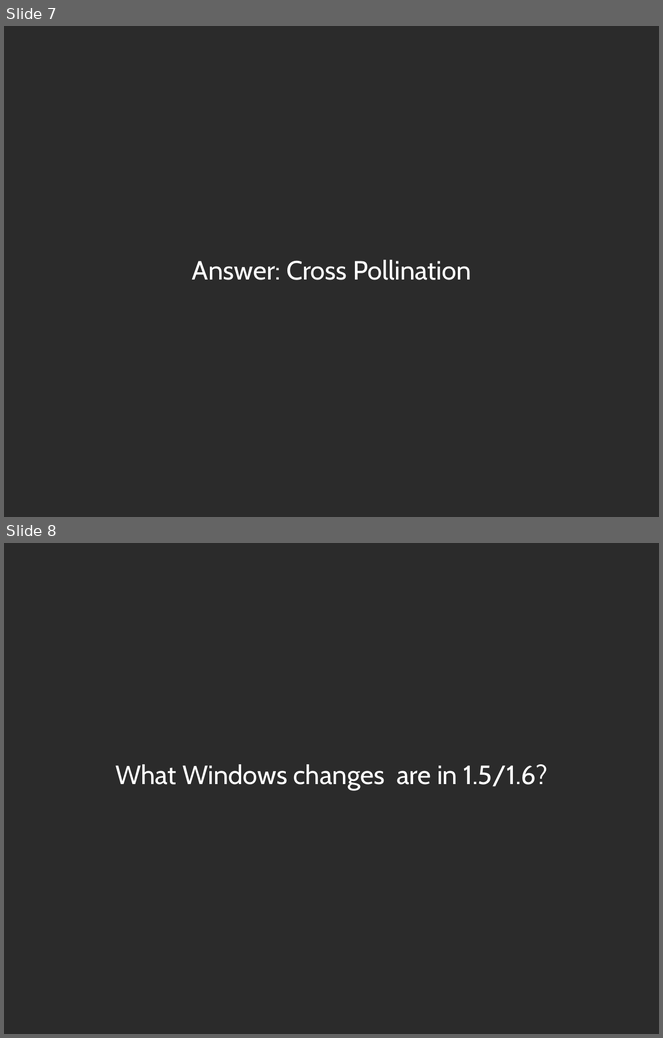
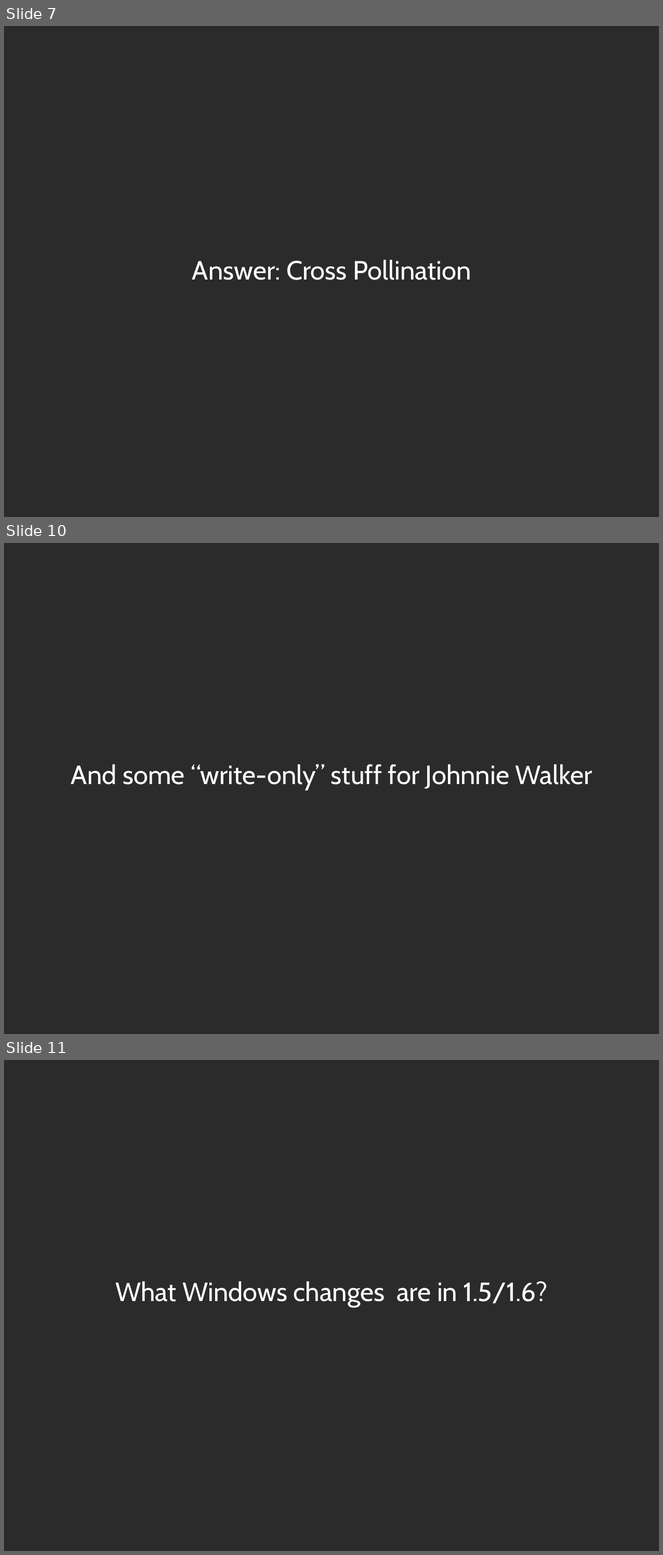
Before and after one commit to zippy1981/TalkMaterials, a slide deck: MongoMeetup/2010-July/Mongo Windows Administration for the Unix Programmer.odp. Shown one above the other, each under a label of ours: slides 7 and 8 before the commit, slides 7, 10 and 11 after it; the slides between them are not shown. The pictures are 663x1038 and 663x1555 pixels, drawn with LibreOffice and Linux fonts; fonts in the diff are those of the drawing; background and template pictures are left out; a plain dark background stands for a picture behind light text. Boxes give left, top, right and bottom in pixels: in the first picture for what was removed or moved away, otherwise in the second. Text is boxed around its words. In the diff, an @@ line names an element or a change of style, - is before the commit and + after.

```diff
--- a/MongoMeetup/2010-July/Mongo Windows Administration for the Unix Programmer.odp
+++ b/MongoMeetup/2010-July/Mongo Windows Administration for the Unix Programmer.odp
@@ slide 10 added at (x1=4, y1=543, x2=659, y2=1034), background picture (left out) @@
@@ subtitle added at (x1=71, y1=765, x2=593, y2=790), 32 pt, text #FFFFFF @@
+And some “write-only” stuff for Johnnie Walker
@@ what was slide 8 is now slide 11 @@
```
Also in this commit, not shown: 8 slides changed, 2 other slides added, 2 other files.
